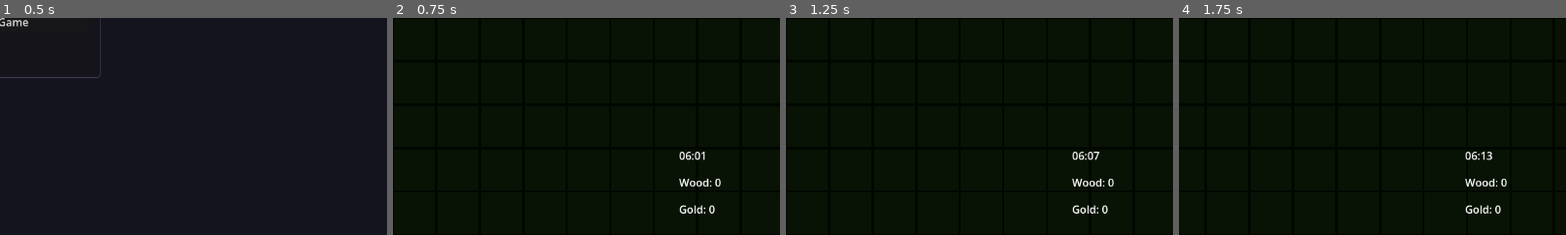
Above: before the commit, frames 1-4 (left to right).
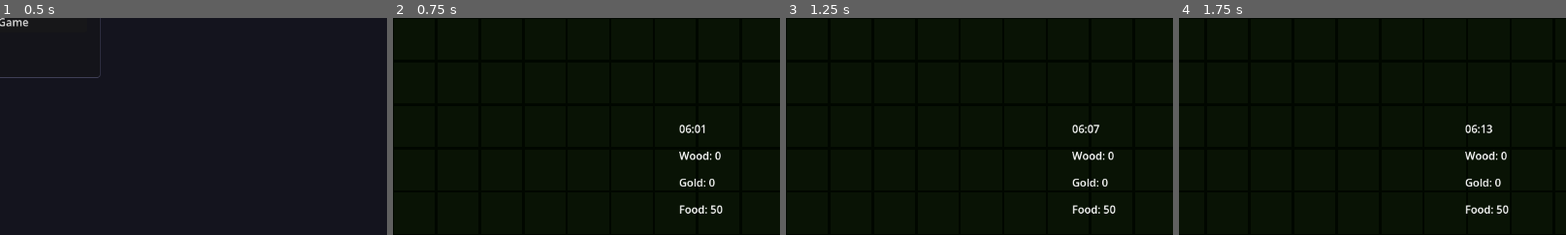
Above: after the commit, the same moments.

Repository: forsman5/sitka
Game: Godot game, scene res://scenes/ui/main_menu.tscn
Two runs of this game, one before a commit and one after it. Both use one fixed random seed, a clock stepped at 60 frames per second and the inputs below.
Inputs (mouse positions are % of the whole screen's width and height, from its top left):
- Up to frame 1 (0.5 s): no input
- Up to frame 2 (0.75 s): click "Start Game" at 0.5 s
- Up to frame 3 (1.25 s): no input
- Up to frame 4 (1.75 s): tap Enter at 1.25 s; move the mouse to (72, 45) at 1.27 s; hold Right (ui_right) from 1.28 s (still down); hold Shift from 1.28 s (still down); click (72, 45) at 1.42 s
The pictures show only the part of the screen within x 50-100%, y 50-100%; the shares and areas given below are measured in that part.

Frame 1 is identical in both runs. In frame 2, 1.0% of the frame differs, in the area x 73-86%, y 49-91%; in frame 3, 1.0%; in frame 4, 1.0%.

Commit message:
Add food resource system with bush spawning clusters
- Bush (food) resource node: olive-green sphere, amount=10, spawns in clusters
  of 3-5 every 20-45s within forest + transition ring (radius 70 from forest center)
- Global food counter starts at 50; increments only when deposited at capital
- Fix group semantics: "capital" is now only the real capital building;
  all deposit buildings join "deposit_point" instead — persons route deposits there
- Add obstacle_radius export to ResourceNode (default 0.8); bushes use 0.5
  to prevent tight clusters from blocking navigation
- Fix resource_type on bush scene (was 3/GOLD, now 2/FOOD)
- HUD: Food label added to top-right counter stack

Co-Authored-By: Claude Sonnet 4.6 <noreply@anthropic.com>

Diff:
--- /dev/null
+++ b/scenes/entities/resource_node_food.tscn
@@ -0,0 +1,35 @@
+[gd_scene load_steps=5 format=3]
+
+[ext_resource type="Script" path="res://scripts/entities/resource_node.gd" id="1_resource"]
+
+[sub_resource type="SphereMesh" id="SphereMesh_1"]
+radius = 0.45
+height = 0.9
+
+[sub_resource type="StandardMaterial3D" id="Mat_1"]
+albedo_color = Color(0.28, 0.48, 0.12, 1)
+
+[sub_resource type="SphereShape3D" id="SphereShape_1"]
+radius = 0.45
+
+[node name="ResourceNode" type="StaticBody3D"]
+script = ExtResource("1_resource")
+resource_type = 2
+amount = 10
+max_amount = 10
+obstacle_radius = 0.5
+
+[node name="MeshInstance3D" type="MeshInstance3D" parent="."]
+position = Vector3(0, 0.45, 0)
+mesh = SubResource("SphereMesh_1")
+surface_material_override/0 = SubResource("Mat_1")
+
+[node name="CollisionShape3D" type="CollisionShape3D" parent="."]
+position = Vector3(0, 0.45, 0)
+shape = SubResource("SphereShape_1")
+
+[node name="ClickArea" type="Area3D" parent="."]
+
+[node name="CollisionShape3D" type="CollisionShape3D" parent="ClickArea"]
+position = Vector3(0, 0.45, 0)
+shape = SubResource("SphereShape_1")
--- a/scenes/ui/hud.tscn
+++ b/scenes/ui/hud.tscn
@@ -29,9 +29,9 @@
 anchor_right = 1.0
 anchor_bottom = 1.0
 offset_left = -150.0
-offset_top = -130.0
+offset_top = -170.0
 offset_right = -10.0
-offset_bottom = -90.0
+offset_bottom = -130.0
 text = "06:00"
 
 [node name="WoodLabel" type="Label" parent="Root"]
@@ -40,9 +40,9 @@
 anchor_right = 1.0
 anchor_bottom = 1.0
 offset_left = -150.0
-offset_top = -90.0
+offset_top = -130.0
 offset_right = -10.0
-offset_bottom = -50.0
+offset_bottom = -90.0
 text = "Wood: 0"
 
 [node name="GoldLabel" type="Label" parent="Root"]
@@ -51,10 +51,21 @@
 anchor_right = 1.0
 anchor_bottom = 1.0
 offset_left = -150.0
+offset_top = -90.0
+offset_right = -10.0
+offset_bottom = -50.0
+text = "Gold: 0"
+
+[node name="FoodLabel" type="Label" parent="Root"]
+anchor_left = 1.0
+anchor_top = 1.0
+anchor_right = 1.0
+anchor_bottom = 1.0
+offset_left = -150.0
 offset_top = -50.0
 offset_right = -10.0
 offset_bottom = -10.0
-text = "Gold: 0"
+text = "Food: 50"
 
 [node name="SelectionPanel" type="Panel" parent="Root"]
 visible = false
--- a/scenes/world/world.tscn
+++ b/scenes/world/world.tscn
@@ -11,6 +11,7 @@
 [ext_resource type="Script" path="res://scripts/world/forest_manager.gd" id="9_forest"]
 [ext_resource type="Script" path="res://scripts/world/building_placement.gd" id="10_bplacement"]
 [ext_resource type="Script" path="res://scripts/world/day_night_cycle.gd" id="11_dnc"]
+[ext_resource type="Script" path="res://scripts/world/bush_manager.gd" id="12_bush"]
 
 [sub_resource type="Environment" id="Env_1"]
 background_mode = 1
@@ -158,6 +159,9 @@
 [node name="ForestManager" type="Node" parent="."]
 script = ExtResource("9_forest")
 
+[node name="BushManager" type="Node" parent="."]
+script = ExtResource("12_bush")
+
 [node name="BuildingPlacement" type="Node" parent="."]
 script = ExtResource("10_bplacement")
 
--- a/scripts/entities/building/building.gd
+++ b/scripts/entities/building/building.gd
@@ -47,3 +47,6 @@
 	match item.item_name:
 		"Gold": GameState.player_gold += 1
 		"Wood": GameState.player_wood += 1
+		"Food":
+			if is_in_group("capital"):
+				GameState.player_food += 1
--- a/scripts/entities/building/capital_building.gd
+++ b/scripts/entities/building/capital_building.gd
@@ -5,6 +5,7 @@
 func _ready() -> void:
 	super._ready()
 	add_to_group("sleep_point")
+	add_to_group("capital")
 
 func shows_spawn_button() -> bool: return true
 func shows_build_hut_button() -> bool: return true
--- a/scripts/entities/building/deposit_building.gd
+++ b/scripts/entities/building/deposit_building.gd
@@ -5,7 +5,7 @@
 
 func _ready() -> void:
 	super._ready()
-	add_to_group("capital")
+	add_to_group("deposit_point")
 	_light = OmniLight3D.new()
 	_light.position = Vector3(0.0, 1.5, 0.0)
 	_light.light_color = Color(1.0, 0.8, 0.45)
--- a/scripts/entities/person.gd
+++ b/scripts/entities/person.gd
@@ -152,10 +152,10 @@
 	if _move_target == pos:
 		_move_target = Vector3.INF
 
-func _nearest_capital() -> Node3D:
+func _nearest_deposit_point() -> Node3D:
 	var nearest: Node3D = null
 	var nearest_dist := INF
-	for node in get_tree().get_nodes_in_group("capital"):
+	for node in get_tree().get_nodes_in_group("deposit_point"):
 		var d := global_position.distance_to((node as Node3D).global_position)
 		if d < nearest_dist:
 			nearest_dist = d
@@ -164,7 +164,7 @@
 
 
 func _do_deposit() -> void:
-	var nearest := _nearest_capital()
+	var nearest := _nearest_deposit_point()
 	if nearest == null:
 		inventory.clear()
 		return
--- a/scripts/entities/resource_node.gd
+++ b/scripts/entities/resource_node.gd
@@ -11,6 +11,7 @@
 @export var amount: int = 100
 @export var max_amount: int = 100
 @export var wait_time: float = 2.0
+@export var obstacle_radius: float = 0.8
 
 var selected: bool = false
 
@@ -27,7 +28,7 @@
 	_mat_selected.albedo_color = Color(1.0, 1.0, 0.5, 1)
 	var obstacle := NavigationObstacle3D.new()
 	obstacle.avoidance_enabled = true
-	obstacle.radius = 0.8
+	obstacle.radius = obstacle_radius
 	add_child(obstacle)
 
 func set_selected(value: bool) -> void:
--- a/scripts/global/game_state.gd
+++ b/scripts/global/game_state.gd
@@ -2,6 +2,7 @@
 
 signal gold_changed(amount: int)
 signal wood_changed(amount: int)
+signal food_changed(amount: int)
 
 @export var gather_speed: float = 1.3
 @export var game_speed: float = 1.0
@@ -19,3 +20,8 @@
 	set(value):
 		player_wood = value
 		wood_changed.emit(value)
+
+var player_food: int = 50:
+	set(value):
+		player_food = value
+		food_changed.emit(value)
--- a/scripts/ui/hud.gd
+++ b/scripts/ui/hud.gd
@@ -9,6 +9,7 @@
 @onready var _time_label: Label = $Root/TimeLabel
 @onready var _wood_label: Label = $Root/WoodLabel
 @onready var _gold_label: Label = $Root/GoldLabel
+@onready var _food_label: Label = $Root/FoodLabel
 @onready var _selection_panel: Panel = $Root/SelectionPanel
 @onready var _header_row: HBoxContainer = $Root/SelectionPanel/VBoxContainer/HeaderRow
 @onready var _separator: HSeparator = $Root/SelectionPanel/VBoxContainer/HSeparator
@@ -36,8 +37,10 @@
 func _ready() -> void:
 	GameState.gold_changed.connect(_on_gold_changed)
 	GameState.wood_changed.connect(_on_wood_changed)
+	GameState.food_changed.connect(_on_food_changed)
 	_gold_label.text = "Gold: %d" % GameState.player_gold
 	_wood_label.text = "Wood: %d" % GameState.player_wood
+	_food_label.text = "Food: %d" % GameState.player_food
 	_style_active = StyleBoxFlat.new()
 	_style_active.bg_color = Color(1.0, 1.0, 0.5, 1.0)
 	_style_active.set_corner_radius_all(3)
@@ -59,6 +62,9 @@
 
 func _on_wood_changed(amount: int) -> void:
 	_wood_label.text = "Wood: %d" % amount
+
+func _on_food_changed(amount: int) -> void:
+	_food_label.text = "Food: %d" % amount
 
 func _refresh_panel() -> void:
 	var persons: Array[Node] = []
--- /dev/null
+++ b/scripts/world/bush_manager.gd
@@ -0,0 +1,73 @@
+extends Node
+
+const BushScene = preload("res://scenes/entities/resource_node_food.tscn")
+
+@export var mean_cluster_time: float = 32.0
+@export var min_cluster_size: int = 3
+@export var max_cluster_size: int = 5
+@export var cluster_spread: float = 3.0
+@export var min_bush_spacing: float = 2.5
+@export var zone_center: Vector2 = Vector2(-60.0, -3.0)
+@export var zone_radius: float = 70.0
+
+func _ready() -> void:
+	_spawn_loop()
+
+func _spawn_loop() -> void:
+	while is_inside_tree():
+		var wait := randf_range(mean_cluster_time * 0.5, mean_cluster_time * 1.5)
+		await get_tree().create_timer(wait).timeout
+		if not is_inside_tree():
+			break
+		_attempt_cluster()
+
+func _attempt_cluster() -> void:
+	var center := Vector3.ZERO
+	var found := false
+	for _i in range(15):
+		var angle := randf() * TAU
+		var r := sqrt(randf()) * zone_radius
+		var candidate := Vector3(
+			zone_center.x + r * cos(angle),
+			0.0,
+			zone_center.y + r * sin(angle)
+		)
+		if absf(candidate.x) > 49.0 or absf(candidate.z) > 49.0:
+			continue
+		center = candidate
+		found = true
+		break
+	if not found:
+		return
+	var count := randi_range(min_cluster_size, max_cluster_size)
+	for _i in range(count):
+		_attempt_bush_near(center)
+
+func _attempt_bush_near(center: Vector3) -> void:
+	for _i in range(10):
+		var angle := randf() * TAU
+		var r := randf() * cluster_spread
+		var pos := Vector3(
+			center.x + r * cos(angle),
+			0.0,
+			center.z + r * sin(angle)
+		)
+		if absf(pos.x) > 49.0 or absf(pos.z) > 49.0:
+			continue
+		var too_close := false
+		for node in get_tree().get_nodes_in_group("resource_nodes"):
+			if is_instance_valid(node) and (node as Node3D).global_position.distance_to(pos) < min_bush_spacing:
+				too_close = true
+				break
+		if too_close:
+			continue
+		for building in get_tree().get_nodes_in_group("buildings"):
+			if is_instance_valid(building) and (building as Node3D).global_position.distance_to(pos) < min_bush_spacing:
+				too_close = true
+				break
+		if too_close:
+			continue
+		var bush: Node3D = BushScene.instantiate() as Node3D
+		get_parent().add_child(bush)
+		bush.global_position = pos
+		return
--- a/scripts/world/world.gd
+++ b/scripts/world/world.gd
@@ -138,7 +138,7 @@
 	var collider: Object = result.get("collider")
 	if collider is Area3D:
 		var parent: Node = (collider as Area3D).get_parent()
-		if parent.is_in_group("capital"):
+		if parent.is_in_group("buildings"):
 			return parent as Node3D
 	return null
 
Not shown: 1 places in scenes/world/world.tscn that only renumber resources
Not shown, added: scripts/world/bush_manager.gd.uid
